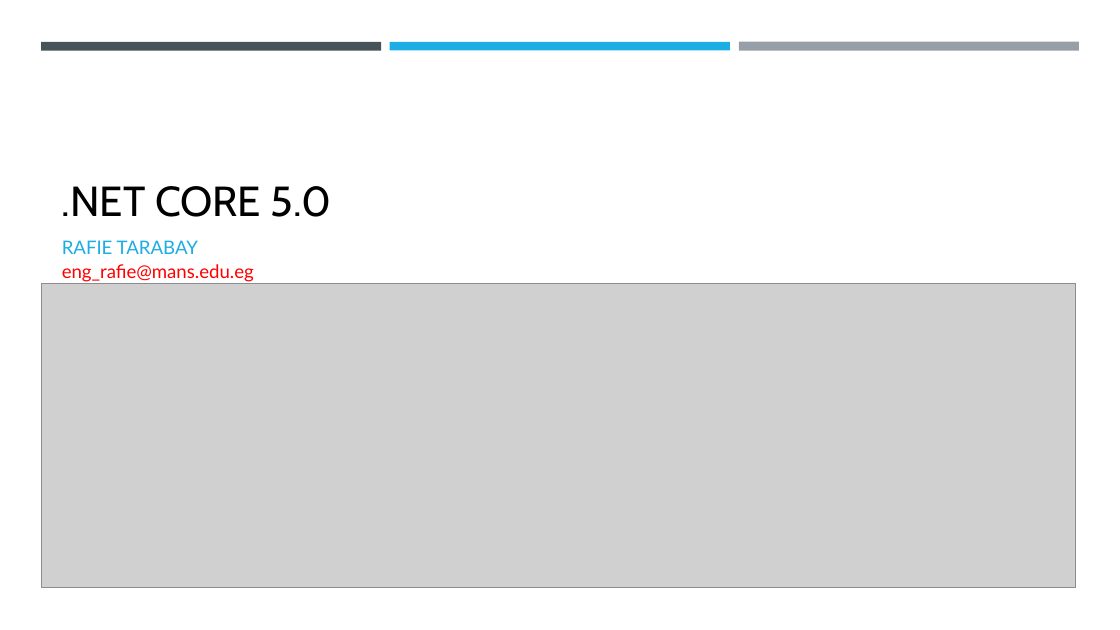
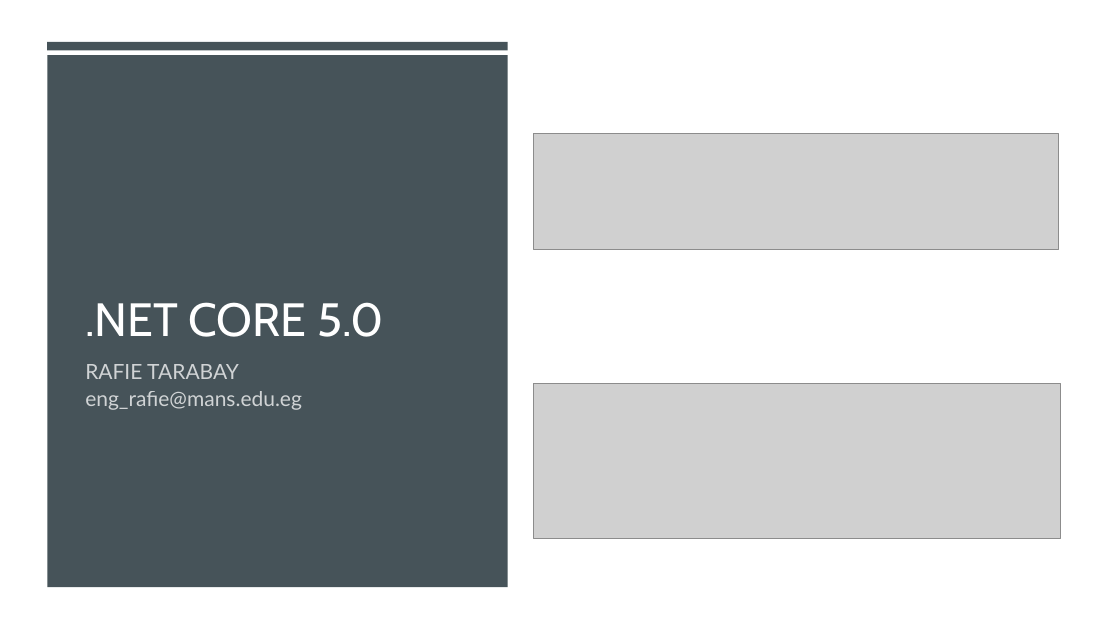
Before and after one commit to rafie-tarabay/BUE, a slide deck: slide 1 of Net Core 5.pptx. Drawn at 1120x630 pixels with LibreOffice and Linux fonts; fonts in the diff are those of the drawing; grey boxes stand for pictures. Boxes give left, top, right and bottom in pixels: in the first picture for what was removed or moved away, otherwise in the second. Text is boxed around its words. In the diff, an @@ line names an element or a change of style, - is before the commit and + after.

```diff
--- a/Net Core 5.pptx
+++ b/Net Core 5.pptx
@@ background #FFFFFF to #000000 @@
@@ rectangle: place and size @@
-rectangle at <box>41,42,381,50</box>
+rectangle at <box>47,42,507,50</box>
@@ rectangle added at <box>47,55,507,587</box>, fill #465359 @@
@@ rectangle removed at <box>390,42,730,50</box> @@
@@ rectangle removed at <box>739,42,1079,51</box> @@
@@ title ".NET CORE 5.0": place and size @@
-title ".NET CORE 5.0" at <box>62,186,332,217</box>
+title ".NET CORE 5.0" at <box>85,302,384,337</box>
@@ title ".NET CORE 5.0" at <box>85,302,384,337</box>: size 36 to 40 pt, text colour #000000 to #FFFFFF @@
@@ picture added at <box>534,134,1059,250</box> @@
@@ subtitle "RAFIE TARABAY eng_rafie@mans.edu.eg": place and size @@
-subtitle "RAFIE TARABAY eng_rafie@mans.edu.eg" at <box>62,240,254,282</box>
+subtitle "RAFIE TARABAY eng_rafie@mans.edu.eg" at <box>85,364,302,410</box>
@@ subtitle "RAFIE TARABAY eng_rafie@mans.edu.eg" at <box>85,364,302,410</box>: size 16 to 18 pt; text colour #1CADE4 to #FFFFFF at 75% opacity in "RAFIE TARABAY"; text colour #FF0000 to #FFFFFF at 75% opacity in "eng_rafie@mans.edu.eg" @@
@@ picture: place and size @@
-picture at <box>41,283,1075,587</box>
+picture at <box>534,383,1061,539</box>
```
Also in this commit, not shown: 1 other file.
